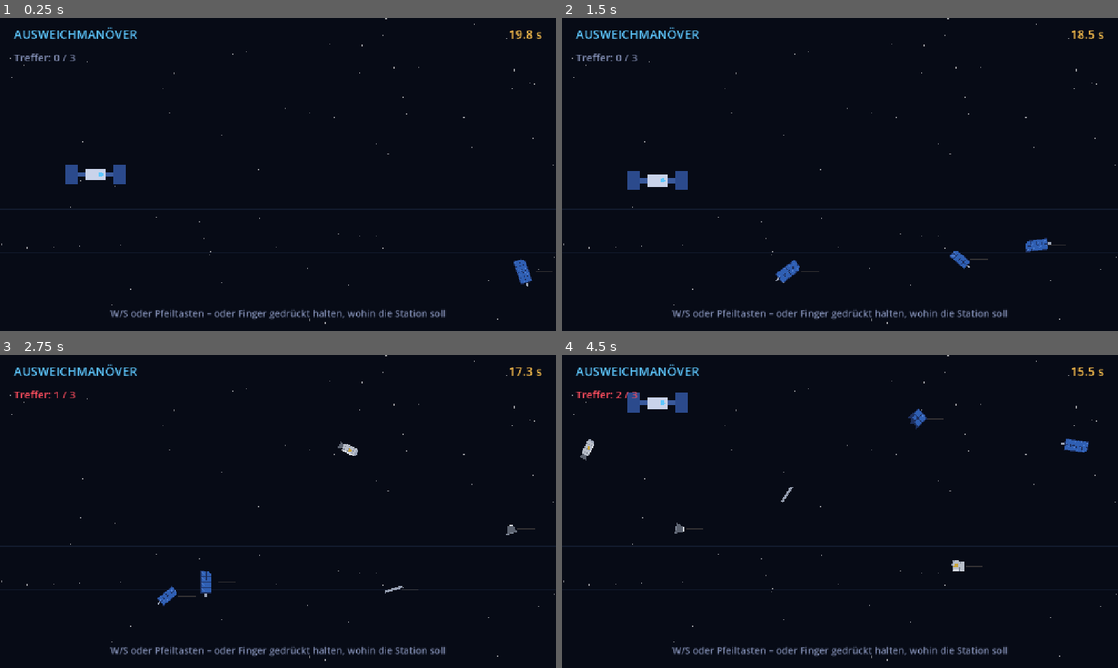
Above: before the commit, frames 1-4 (two rows, left to right).
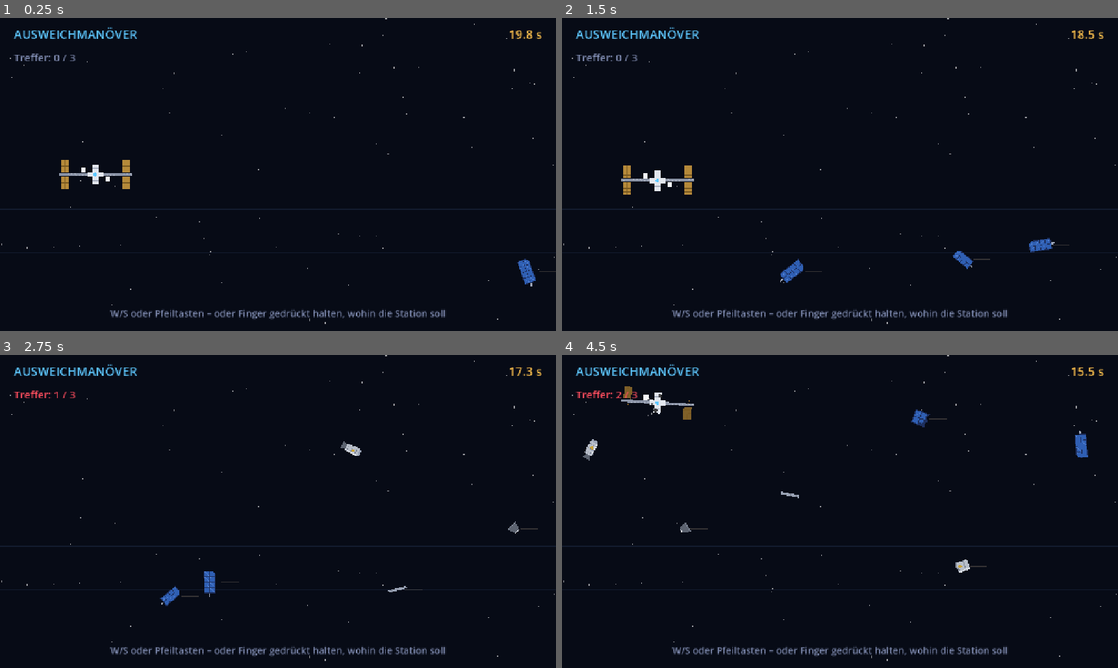
Above: after the commit, the same moments.

Repository: Isaac-davila/jku-space
Game: Godot game, scene res://scenes/minigames/dodge/dodge.tscn
Two runs of this game, one before a commit and one after it. Both use one fixed random seed, a clock stepped at 60 frames per second and the inputs below. This scene is started directly instead of the project's main scene.
Inputs (mouse positions are in pixels of both pictures, inside the frame that each line leads up to):
- Up to frame 1 (0.25 s): no input
- Up to frame 2 (1.5 s): tap Enter at 0.5 s; move the mouse to (962, 158) at 0.52 s; hold D (move_right) 0.53-1.28 s; hold Space (interact) 0.53-1.28 s; click (962, 158) at 0.67 s; move the mouse to (728, 190) at 1.27 s; hold S (move_down) from 1.28 s (still down); tap E at 1.35 s
- Up to frame 3 (2.75 s): move the mouse to (333, 442) at 2.02 s; release S (move_down) at 2.03 s; hold D (move_right) from 2.03 s (still down); tap Enter at 2.1 s
- Up to frame 4 (4.5 s): move the mouse to (812, 574) at 2.77 s; release D (move_right) at 2.78 s; hold W (move_up) 2.78-3.53 s; tap Space (interact) at 2.85 s; click (812, 574) at 2.92 s; move the mouse to (1006, 558) at 3.52 s; hold A (move_left) from 3.53 s (still down); tap E at 3.6 s; move the mouse to (673, 464) at 4.27 s; tap Enter at 4.35 s

The runs differ from the first frame. In frame 1, 0.8% of the frame differs, in the area x 10-100%, y 45-86%; in frame 2, 1.1%; in frame 3, 0.4%; in frame 4, 1.2%, in the area x 3-95%, y 10-70%.

Commit message:
Ausweichmanöver: vereinfachte ISS mit Schadensstufen und Zerfall statt Explosion
Co-Authored-By: Claude Opus 5.5 <noreply@anthropic.com>
Claude-Session: https://claude.ai/code/session_01QXFXsQhGLuei6RznqMua8p

Diff:
--- a/core/debris.gd
+++ b/core/debris.gd
@@ -22,11 +22,13 @@
 	"panel": 0, "stage": 0, "vanguard": 0,
 	"panel_half": 1, "strut": 1, "nozzle": 1, "tank": 1, "shell": 1, "antenna": 1,
 	"shard": 2,
+	"iss_panel": 1,
 }
 const BASE_R := {
 	"panel": 42.0, "stage": 36.0, "vanguard": 28.0,
 	"panel_half": 20.0, "strut": 18.0, "nozzle": 14.0, "tank": 16.0, "shell": 12.0, "antenna": 14.0,
 	"shard": 6.0,
+	"iss_panel": 16.0,
 }
 const SPLITS := {
 	"panel": ["panel_half", "panel_half", "strut"],
@@ -48,6 +50,8 @@
 const C_STRUT := Color("9aa3b5")
 const C_SHARD := Color("4da3ff")
 const C_SILVER := Color("d7dbe2")
+const C_ISS_ARRAY := Color("b5893a")
+const C_ISS_ARRAY_LINE := Color("7a5a22")
 
 
 static func make(kind: String, pos: Vector2, vel: Vector2, scale: float = 1.0) -> Dictionary:
@@ -108,6 +112,7 @@
 		"shell": _draw_shell(ci)
 		"antenna": _draw_antenna(ci)
 		"shard": _draw_shard(ci)
+		"iss_panel": _draw_iss_panel(ci)
 	ci.draw_set_transform(Vector2.ZERO, 0.0, Vector2.ONE)
 	if p.kind == "vanguard" and p.scale >= 0.9:
 		ci.draw_string(ThemeDB.fallback_font, p.pos + Vector2(-62, -38), "Vanguard 1 · seit 1958",
@@ -205,6 +210,15 @@
 	ci.draw_rect(Rect2(-16, -3, 4, 6), C_SILVER)
 
 
+# ISS-Solarflügel (fällt beim Ausweichspiel von der Station ab) ----------------
+
+static func _draw_iss_panel(ci: CanvasItem) -> void:
+	_rect(ci, -9, -14, 18, 28, C_ISS_ARRAY)
+	for k in range(1, 4):
+		ci.draw_line(Vector2(-9, -14 + k * 7), Vector2(9, -14 + k * 7), C_ISS_ARRAY_LINE, 1.0)
+	ci.draw_line(Vector2(0, -14), Vector2(0, 14), C_ISS_ARRAY_LINE, 1.0)
+
+
 # KLEINSTE STUFE --------------------------------------------------------------
 
 static func _draw_shard(ci: CanvasItem) -> void:
--- a/scenes/minigames/dodge/dodge.gd
+++ b/scenes/minigames/dodge/dodge.gd
@@ -6,13 +6,30 @@
 const SHIP_X := 220.0
 const SHIP_R := 30.0
 const MAX_HITS := 3
+const BREAKUP_TIME := 1.8      # so lange sieht man das Auseinanderfallen, bevor "verloren" kommt
+
+# ISS-Farben
+const C_TRUSS := Color("8a93a6")
+const C_ARRAY := Color("b5893a")       # ISS-Solarflügel wirken goldbraun
+const C_ARRAY_LINE := Color("7a5a22")
+const C_MODULE := Color("e3e7ee")
+const C_MODULE_LINE := Color("a9b0bf")
+const C_RADIATOR := Color("f5f7fa")
+const C_SCORCH := Color("2a2a2a")
+
+## Die 4 Solarflügel: (Seite x, Seite y). Bei Treffer 1 und 2 fällt je einer ab.
+const ARRAYS := [Vector2(-1, -1), Vector2(-1, 1), Vector2(1, -1), Vector2(1, 1)]
+const LOST_AT_HIT := {1: 2, 2: 1}      # Treffer-Nr. → Index des Flügels, der abreißt
 
 var ship_y := 360.0
 var vel := 0.0
 var debris: Array[Dictionary] = []
+var wreck: Array[Dictionary] = []      # abgerissene Stationsteile (keine Kollision)
 var spawn_t := 0.0
 var hits := 0
 var invuln := 0.0
+var broken := false
+var broken_t := 0.0
 
 
 func _init() -> void:
@@ -22,6 +39,13 @@
 
 
 func tick(delta: float) -> void:
+	_move_pieces(delta)
+	if broken:
+		broken_t += delta
+		if broken_t >= BREAKUP_TIME:
+			finish(false, "STATION ZERBROCHEN")
+		return
+
 	var input := Input.get_axis("move_up", "move_down")
 	if Input.is_mouse_button_pressed(MOUSE_BUTTON_LEFT):
 		input = clampf((get_global_mouse_position().y - ship_y) / 80.0, -1.0, 1.0)
@@ -36,31 +60,81 @@
 	if spawn_t <= 0.0:
 		spawn_t = lerpf(0.5, 0.16, difficulty())
 		var pos := Vector2(VIEW.x + 60, randf_range(100, 630))
-		var vel := Vector2(-randf_range(380, 600) * (1.0 + difficulty() * 0.6), 0)
+		var dv := Vector2(-randf_range(380, 600) * (1.0 + difficulty() * 0.6), 0)
 		# 40 % große Teile (verkleinert), sonst einzelne Bauteile – siehe core/debris.gd
 		if randf() < 0.4:
-			debris.append(Debris.random_big(pos, vel, randf_range(0.55, 0.7)))
+			debris.append(Debris.random_big(pos, dv, randf_range(0.55, 0.7)))
 		else:
-			debris.append(Debris.random_small(pos, vel))
+			debris.append(Debris.random_small(pos, dv))
 
 	invuln = maxf(invuln - delta, 0.0)
 	var ship := Vector2(SHIP_X, ship_y)
 	for d in debris:
+		if invuln <= 0.0 and d.pos.distance_to(ship) < SHIP_R + d.r * 0.8:
+			d.pos.x = -100.0
+			take_hit()
+			return
+
+
+## Ein Treffer: Station verliert ein Teil – beim letzten Treffer zerfällt sie.
+func take_hit() -> void:
+	hits += 1
+	invuln = 1.0
+	if hits >= MAX_HITS:
+		_break_apart()
+	elif LOST_AT_HIT.has(hits):
+		var a: Vector2 = ARRAYS[LOST_AT_HIT[hits]]
+		_throw_off("iss_panel", Vector2(a.x * 70, a.y * 19), 1.0)
+
+
+func on_timeout() -> void:
+	if not broken:
+		finish(true, "AUSGEWICHEN!")
+
+
+func _move_pieces(delta: float) -> void:
+	for d in debris + wreck:
 		d.pos += d.vel * delta
 		d.rot += d.spin * delta
-		if invuln <= 0.0 and d.pos.distance_to(ship) < SHIP_R + d.r * 0.8:
-			hits += 1
-			invuln = 1.0
-			d.pos.x = -100.0
-			if hits >= MAX_HITS:
-				finish(false, "STATION GETROFFEN")
-				return
 	debris = debris.filter(func(d): return d.pos.x > -80.0)
-
-
-func on_timeout() -> void:
-	finish(true, "AUSGEWICHEN!")
-
+	wreck = wreck.filter(func(d): return d.pos.x > -80.0 and d.pos.y > -80.0 and d.pos.y < VIEW.y + 80.0)
+
+
+# --- Schaden & Zerfall -------------------------------------------------------
+
+## Löst ein Teil von der Station und lässt es wie normalen Müll wegtreiben.
+func _throw_off(kind: String, offset: Vector2, scale: float) -> void:
+	var dir := offset.normalized() if offset != Vector2.ZERO else Vector2.from_angle(randf() * TAU)
+	var v := dir * randf_range(60, 140) + Vector2(-60, vel * 0.5)
+	var piece := Debris.make(kind, Vector2(SHIP_X, ship_y) + offset, v, scale)
+	piece.rot = 0.0                      # startet exakt so, wie es an der Station saß
+	piece.spin = randf_range(-4, 4)
+	wreck.append(piece)
+
+
+## Die ganze Station zerfällt in ihre Bauteile – gleiche Mechanik wie bei den Trümmern.
+func _break_apart() -> void:
+	broken = true
+	for i in ARRAYS.size():
+		if not _array_lost(i):
+			var a: Vector2 = ARRAYS[i]
+			_throw_off("iss_panel", Vector2(a.x * 70, a.y * 19), 1.0)
+	_throw_off("strut", Vector2(-42, 0), 2.0)          # Gitterträger links
+	_throw_off("strut", Vector2(42, 0), 2.0)           # Gitterträger rechts
+	_throw_off("tank", Vector2(0, -14), 1.0)           # Module
+	_throw_off("tank", Vector2(0, 14), 1.0)
+	_throw_off("strut", Vector2(-28, -10), 0.7)        # Radiatoren
+	_throw_off("strut", Vector2(28, 10), 0.7)
+
+
+func _array_lost(i: int) -> bool:
+	for h in LOST_AT_HIT:
+		if LOST_AT_HIT[h] == i and hits >= h:
+			return true
+	return false
+
+
+# --- Zeichnen ----------------------------------------------------------------
 
 func _draw() -> void:
 	draw_stars()
@@ -70,15 +144,65 @@
 	for d in debris:
 		draw_line(d.pos + Vector2(d.r, 0), d.pos + Vector2(d.r + 40, 0), Color(Pal.DEBRIS, 0.25), 2.0)
 		Debris.draw(self, d)
-	var blink := invuln > 0.0 and int(invuln * 12.0) % 2 == 0
-	if not blink:
-		_draw_station(Vector2(SHIP_X, ship_y))
+	if not broken:
+		var blink := invuln > 0.0 and int(invuln * 12.0) % 2 == 0
+		if not blink:
+			_draw_station(Vector2(SHIP_X, ship_y))
+	for w in wreck:
+		Debris.draw(self, w)
 	draw_text(Vector2(32, 100), "Treffer: %d / %d" % [hits, MAX_HITS], 24, Pal.ALERT if hits > 0 else Pal.DIM)
 
 
+## Stark vereinfachte ISS: Gitterträger, 4 Solarflügel, Module in der Mitte, Radiatoren.
+## Je mehr Treffer, desto mitgenommener: Flügel fehlen, Brandspuren, Luft entweicht, Schlingern.
 func _draw_station(p: Vector2) -> void:
-	draw_rect(Rect2(p - Vector2(70, 6), Vector2(140, 12)), Color("3a5a9c"))
-	draw_rect(Rect2(p - Vector2(70, 22), Vector2(30, 44)), Color("2b4a8c"))
-	draw_rect(Rect2(p + Vector2(40, -22), Vector2(30, 44)), Color("2b4a8c"))
-	draw_rect(Rect2(p - Vector2(22, 14), Vector2(44, 28)), Pal.HULL)
-	draw_circle(p + Vector2(12, 0), 5, Pal.ACCENT)
+	var tilt := 0.0
+	if hits >= 2:
+		tilt = 0.08 * sin(elapsed * 3.0)
+	draw_set_transform(p, tilt, Vector2.ONE)
+
+	# Radiatoren (weiß) – der rechte fehlt ab Treffer 2
+	draw_rect(Rect2(-34, -16, 12, 12), C_RADIATOR)
+	if hits < 2:
+		draw_rect(Rect2(22, 4, 12, 12), C_RADIATOR)
+
+	# Gitterträger (Truss)
+	draw_rect(Rect2(-84, -3, 168, 6), C_TRUSS)
+	for x in range(-80, 84, 8):
+		draw_line(Vector2(x, -3), Vector2(x + 4, 3), C_MODULE_LINE, 1.0)
+
+	# Solarflügel
+	for i in ARRAYS.size():
+		var a: Vector2 = ARRAYS[i]
+		var cx: float = a.x * 70
+		if _array_lost(i):
+			# abgerissener Stummel
+			draw_line(Vector2(cx, a.y * 3), Vector2(cx + 3, a.y * 9), C_ARRAY_LINE, 2.0)
+			continue
+		var y0: float = 5.0 if a.y > 0 else -33.0
+		var r := Rect2(cx - 9, y0, 18, 28)
+		var col := C_ARRAY if hits == 0 else C_ARRAY.darkened(0.15 * hits)
+		draw_rect(r, col)
+		for k in range(1, 4):
+			draw_line(Vector2(r.position.x, r.position.y + k * 7), Vector2(r.end.x, r.position.y + k * 7), C_ARRAY_LINE, 1.0)
+		draw_line(Vector2(cx, r.position.y), Vector2(cx, r.end.y), C_ARRAY_LINE, 1.0)
+
+	# Module (Mittelstück)
+	draw_rect(Rect2(-8, -24, 16, 48), C_MODULE)
+	draw_rect(Rect2(-18, -6, 36, 12), C_MODULE)
+	for y in [-14, 14]:
+		draw_line(Vector2(-8, y), Vector2(8, y), C_MODULE_LINE, 1.0)
+	draw_circle(Vector2(0, 0), 4, Pal.ACCENT)
+
+	# Schaden
+	if hits >= 1:
+		draw_circle(Vector2(5, -17), 4, Color(C_SCORCH, 0.8))
+		draw_circle(Vector2(-12, 3), 3, Color(C_SCORCH, 0.6))
+	if hits >= 2:
+		draw_circle(Vector2(-4, 18), 5, Color(C_SCORCH, 0.9))
+		# entweichende Luft aus einem Leck
+		for k in 4:
+			var t := fmod(elapsed * 1.5 + k * 0.25, 1.0)
+			draw_circle(Vector2(-4 - t * 30, 22 + t * 18), 2.5 * (1.0 - t), Color(1, 1, 1, 0.6 * (1.0 - t)))
+
+	draw_set_transform(Vector2.ZERO, 0.0, Vector2.ONE)
